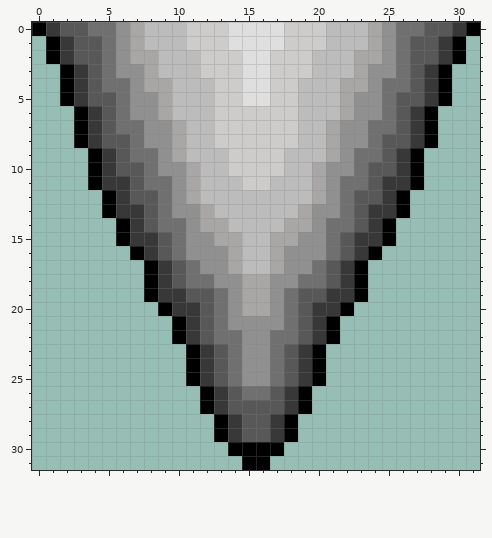
File history of a pixel-art sprite, res/img/spike_flip.png. The picture above is the old version.
The file is 32x32 pixels. Colours within 5 levels of each other are drawn and written as one.
New version:
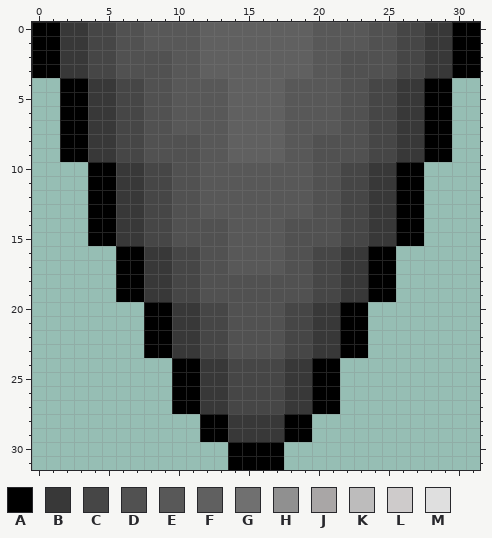
Palette (. is transparent): A #000000  B #383838  C #464646  D #515151  E #585858  F #606060  G #707070  H #909090  J #a9a6a6  K #bdbcbc  L #cecbcb  M #dfdfdf
What changed:
Changed rows in their new state; - is an unchanged pixel.
first column x 0:
 0 -ABBCCDDEEEEFFFFFFFFEEEEDDCCBBA-
 1 A--BCCDDEEEEFFFFFFFFEEEEDDCCB--A
 2 A--BCCDDDDEEFFFFFFFFEEDDDDCCB--A
 3 AAB-CCDDDDEEFFFFFFFFEEDDDDCC-BAA
 4 ---ABBCCDDEEEEFFFFEEEEDDCCBBA---
 5 ---ABBCCDDEEEEFFFFEEEEDDCCBBA---
 6 --A--BCCDDEEEEFFFFEEEEDDCCB--A--
 7 --A--BCCDDEEEEFFFFEEEEDDCCB--A--
 8 --A--BCCDDDDEEFFFFEEDDDDCCB--A--
 9 --AAB-CCDDDDEEFFFFEEDDDDCC-BAA--
10 -----ABBCCDDEEEEEEEEDDCCBBA-----
11 -----A-BCCDDEEEEEEEEDDCCB-A-----
12 ----A--BCCDDEEEEEEEEDDCCB--A----
13 ----A---CCDDEEEEEEEEDDCC---A----
14 ----AAB-CCDDDDEEEEDDDDCC-BAA----
15 ----AAB-CCDDDDEEEEDDDDCC-BAA----
16 ------A--BCCDDEEEEDDCCB--A------
17 ------AAB-CCDDEEEEDDCC-BAA------
18 ------AAB-CCDDDDDDDDCC-BAA------
19 ------AAB-CCDDDDDDDDCC-BAA------
20 --------A---CCDDDDCC---A--------
21 --------AAB-CCDDDDCC-BAA--------
22 --------AAB-CCDDDDCC-BAA--------
23 --------AABBCCDDDDCCBBAA--------
24 ----------A--BCCCCB--A----------
25 ----------A--BCCCCB--A----------
26 ----------AAB-CCCC-BAA----------
27 ----------AAB-CCCC-BAA----------
28 ------------A--BB--A------------
29 ------------A--BB--A------------
31 --------------A--A--------------
Where, in picture pixels (left, top, right, bottom), the same in both pictures:
changed: (32, 22, 480, 470)
